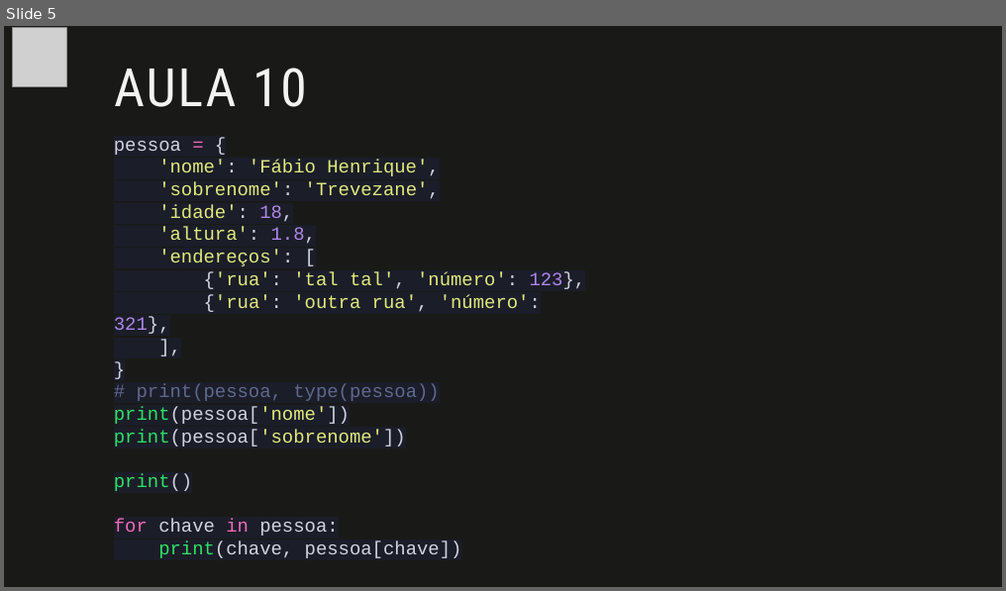
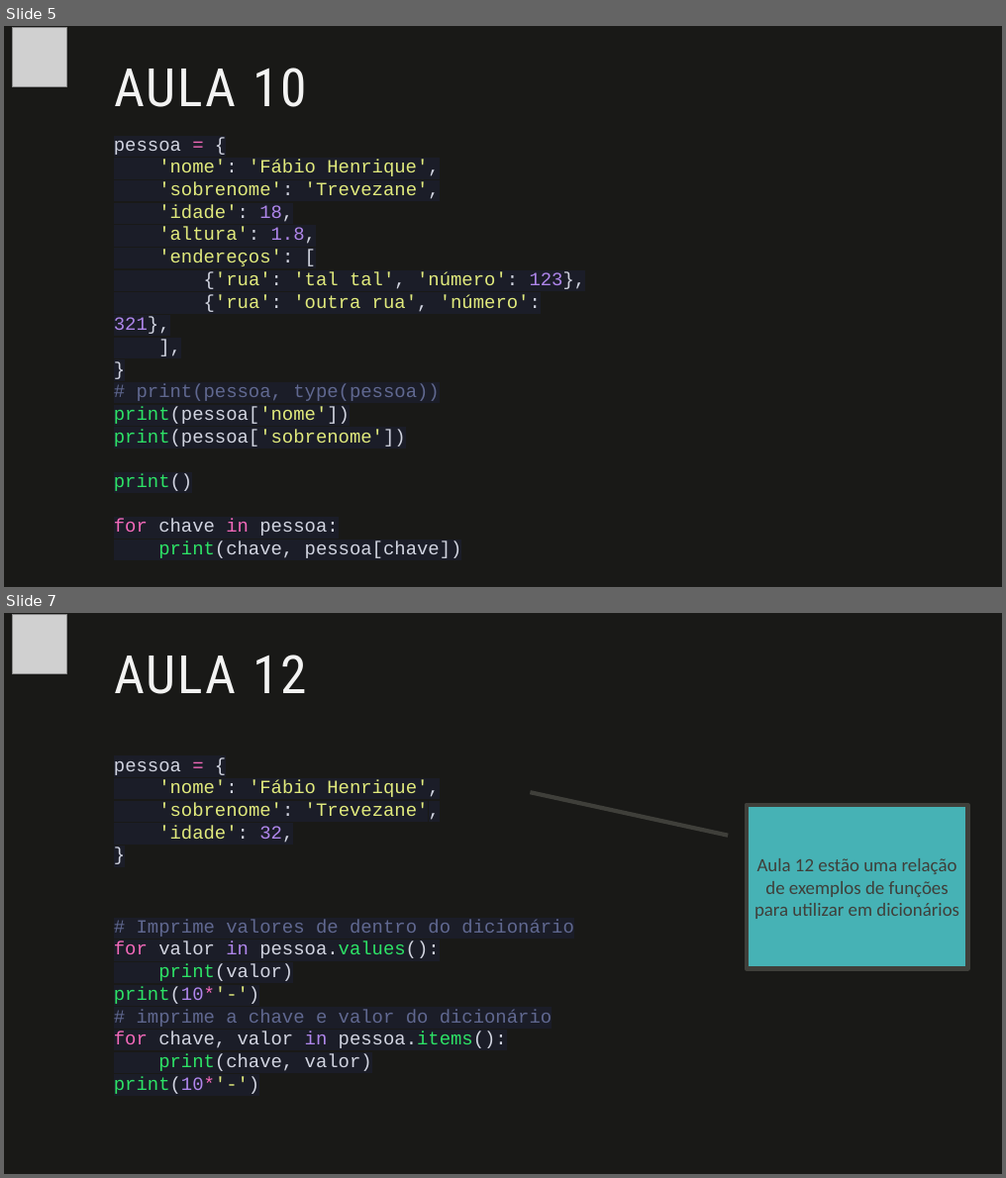
Before and after one commit to fabio-sudo/PythonCurso, a slide deck: Python_Dev/Python Intermediário/Material Python/2- Dicionários em Python.pptx. Shown one above the other, each under a label of ours: slide 5 before the commit, slides 5 and 7 after it; the slides between them are not shown. The pictures are 1006x591 and 1006x1178 pixels, drawn with LibreOffice and Linux fonts; fonts in the diff are those of the drawing; grey boxes stand for pictures. Boxes give left, top, right and bottom in pixels: in the first picture for what was removed or moved away, otherwise in the second. Text is boxed around its words. In the diff, an @@ line names an element or a change of style, - is before the commit and + after.

```diff
--- a/Python_Dev/Python Intermediário/Material Python/2- Dicionários em Python.pptx
+++ b/Python_Dev/Python Intermediário/Material Python/2- Dicionários em Python.pptx
@@ slide 7 added at (x1=4, y1=613, x2=1002, y2=1174), background #191917 @@
@@ picture added at (x1=12, y1=615, x2=66, y2=673) @@
@@ title added at (x1=114, y1=655, x2=307, y2=694), 51 pt, text #F3F3F2 @@
+AULA 12
@@ text added at (x1=114, y1=761, x2=440, y2=842), 18 pt, text #E0E97C @@
+pessoa = {
+'nome': 'Fábio Henrique',
+'sobrenome': 'Trevezane',
+'idade': 32,
+}
@@ border callout added at (x1=746, y1=805, x2=968, y2=968), fill #46B2B5, outline #3F3F3A 4 pt, 18 pt, text #3F3F3A @@
+Aula 12 estão uma relação de exemplos de funções para utilizar em dicionários
@@ text added at (x1=114, y1=920, x2=573, y2=1094), 18 pt, text #606890 @@
+# Imprime valores de dentro do dicionário
+for valor in pessoa.values():
+print(valor)
+print(10*'-')
+# imprime a chave e valor do dicionário
+for chave, valor in pessoa.items():
+print(chave, valor)
+print(10*'-')
```
Also in this commit, not shown: 1 other slide added, 2 other files.
